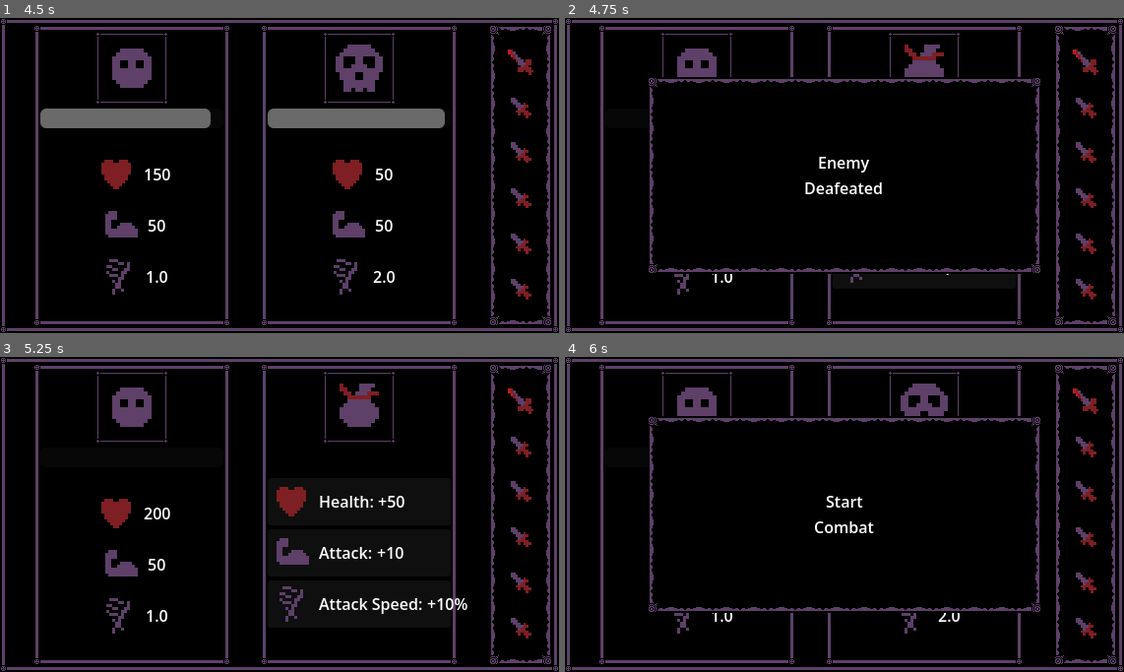
Above: before the commit, frames 1-4 (two rows, left to right).
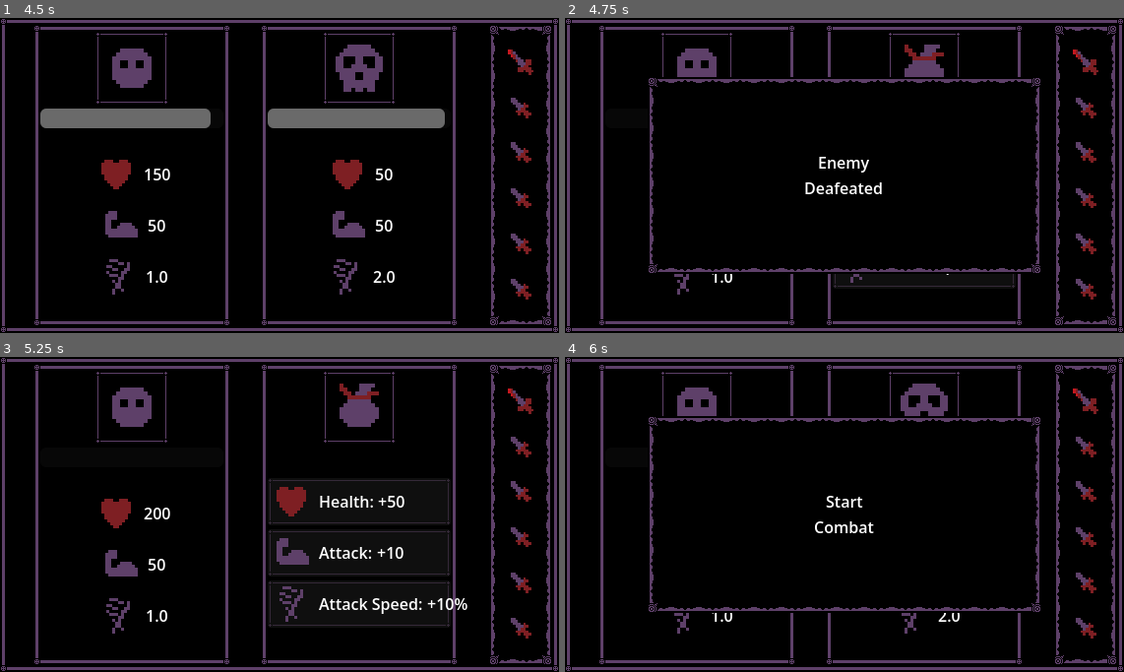
Above: after the commit, the same moments.

Repository: where-fore/blood-moon
Game: Godot game, scene res://loose/main.tscn
The game is run twice, just before and just after one commit, with the same random seed, the same clock (stepped at 60 frames per second) and the same inputs.
Inputs (mouse positions are in pixels of both pictures, inside the frame that each line leads up to):
- Up to frame 1 (4.5 s): click "Start Combat" at 0.5 s
- Up to frame 2 (4.75 s): no input
- Up to frame 3 (5.25 s): click (357, 501) at 5.02 s
- Up to frame 4 (6 s): click (922, 501) at 5.77 s

Frame 1 is identical in both runs. In frame 2, 0.1% of the frame differs, in the area x 48-81%, y 81-86%; in frame 3, 0.7%, in the area x 48-81%, y 38-86%; in frame 4, nothing differs.

Commit message:
the buttons have a lil border

Diff:
--- a/project/temp tests/reward_choice.tscn
+++ b/project/temp tests/reward_choice.tscn
@@ -2,6 +2,7 @@
 
 [ext_resource type="Script" uid="uid://kftvdil0i2i1" path="res://temp tests/reward_choice.gd" id="1_eurla"]
 [ext_resource type="Texture2D" uid="uid://gw80on1ihg7f" path="res://sprites/heart.png" id="2_k1a4x"]
+[ext_resource type="PackedScene" uid="uid://drn7hyslxtts4" path="res://ui pieces/ui_box_minimal.tscn" id="3_k1a4x"]
 
 [node name="RewardChoice" type="Control" unique_id=1410422511 node_paths=PackedStringArray("texture_rect", "name_label", "value_label")]
 custom_minimum_size = Vector2(48, 48)
@@ -15,6 +16,10 @@
 texture_rect = NodePath("HBoxContainer/TextureRect")
 name_label = NodePath("HBoxContainer/Label")
 value_label = NodePath("HBoxContainer/Label2")
+
+[node name="UIBoxMinimal" parent="." unique_id=1542736023 instance=ExtResource("3_k1a4x")]
+layout_mode = 1
+mouse_filter = 2
 
 [node name="Button" type="Button" parent="." unique_id=1575248241]
 layout_mode = 1
Not shown, changed: obsidian notes/blood moon notes/working notes.md
